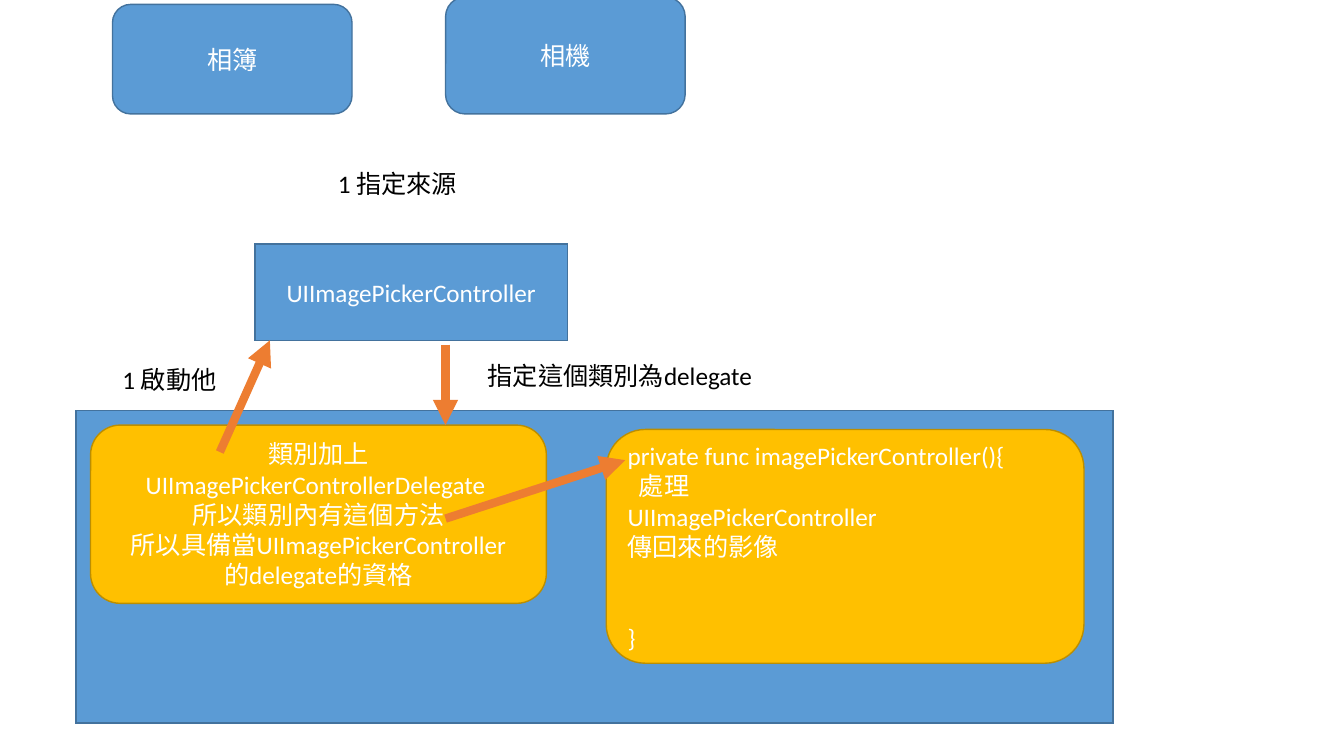
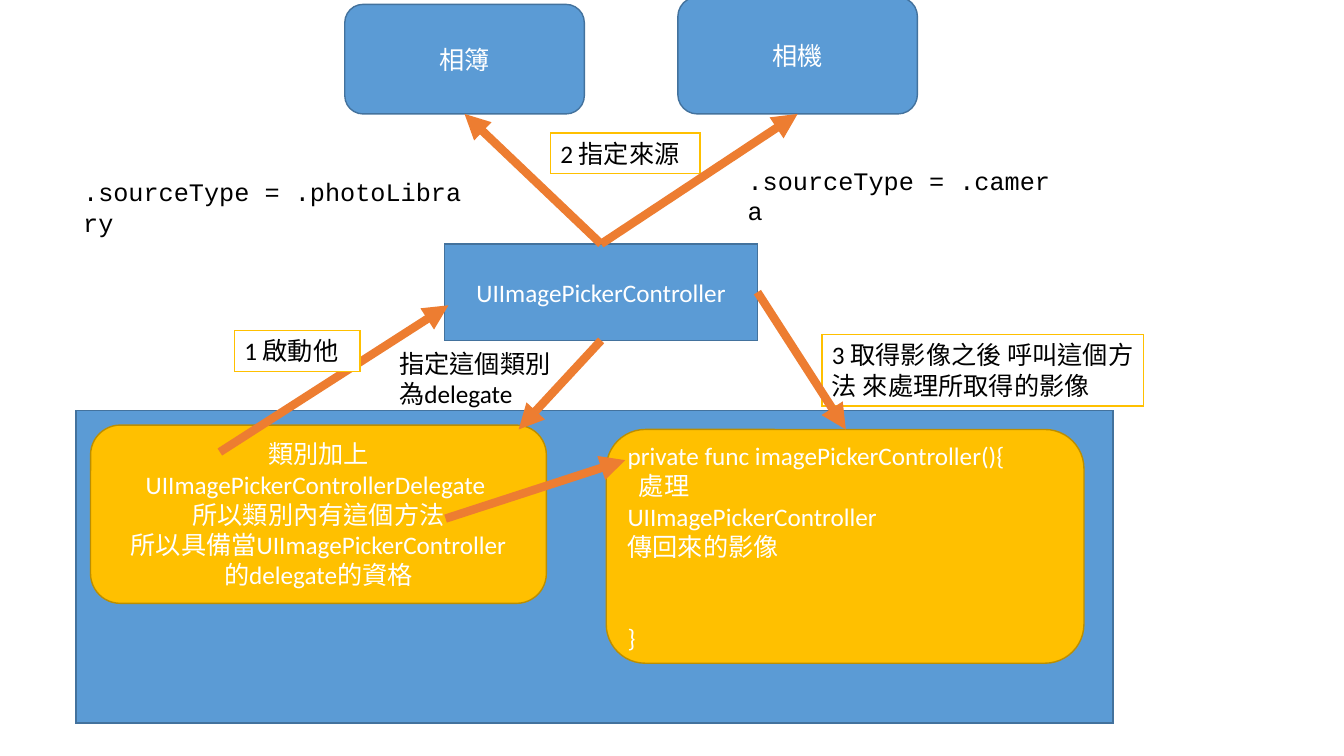
Before and after one commit to taai2021/iosdev, a slide deck: slide 9 of 簡報1.pptx. Drawn at 1344x756 pixels with LibreOffice and Linux fonts; fonts in the diff are those of the drawing. Boxes give left, top, right and bottom in pixels: in the first picture for what was removed or moved away, otherwise in the second. Text is boxed around its words. In the diff, an @@ line names an element or a change of style, - is before the commit and + after.

```diff
--- a/簡報1.pptx
+++ b/簡報1.pptx
@@ rounded rectangle "相簿": place and size @@
-rounded rectangle "相簿" at box(113, 4, 353, 114)
+rounded rectangle "相簿" at box(345, 4, 585, 114)
@@ rounded rectangle "相機": place and size @@
-rounded rectangle "相機" at box(446, 0, 686, 114)
+rounded rectangle "相機" at box(678, 0, 918, 114)
@@ arrow added from (601, 244) to (465, 114), #ED7D31 6 pt @@
@@ arrow added from (601, 244) to (798, 114), #ED7D31 6 pt @@
@@ rectangle "2 指定來源" at box(551, 133, 701, 173): fill none to #FFFFFF; outline none to #FFC000 1 pt @@
@@ rectangle "2 指定來源": place and size @@
-rectangle "2 指定來源" at box(338, 171, 457, 195)
+rectangle "2 指定來源" at box(551, 133, 701, 173)
@@ text in rectangle at box(560, 141, 680, 165): text changed @@
-1 指定來源
+2 指定來源
@@ text added at box(748, 173, 914, 196), 18 pt, text #000000 @@
+.sourceType = .camera
@@ text added at box(83, 184, 249, 207), 18 pt, text #000000 @@
+.sourceType = .photoLibrary
@@ rectangle "UIImagePickerController": place and size @@
-rectangle "UIImagePickerController" at box(255, 244, 568, 341)
+rectangle "UIImagePickerController" at box(445, 244, 757, 341)
@@ arrow added from (757, 292) to (846, 430), #ED7D31 6 pt @@
@@ arrow moved from (220, 452) - (270, 341) to (220, 452) - (449, 306) @@
@@ rectangle "1 啟動他": place and size @@
-rectangle "1 啟動他" at box(122, 368, 217, 391)
+rectangle "1 啟動他" at box(235, 331, 361, 371)
@@ rectangle "1 啟動他" at box(235, 331, 361, 371): fill none to #FFFFFF; outline none to #FFC000 1 pt @@
@@ text at box(399, 351, 550, 408): spaces changed @@
-指定這個類別為delegate
+指定這個類別
+為delegate
@@ arrow moved from (446, 345) - (446, 425) to (601, 341) - (518, 430) @@
@@ rectangle added at box(823, 335, 1144, 406), fill #FFFFFF, outline #FFC000 1 pt, 18 pt, text #000000 @@
+3 取得影像之後 呼叫這個方法 來處理所取得的影像
```
Also in this commit, not shown: 2 other files.
